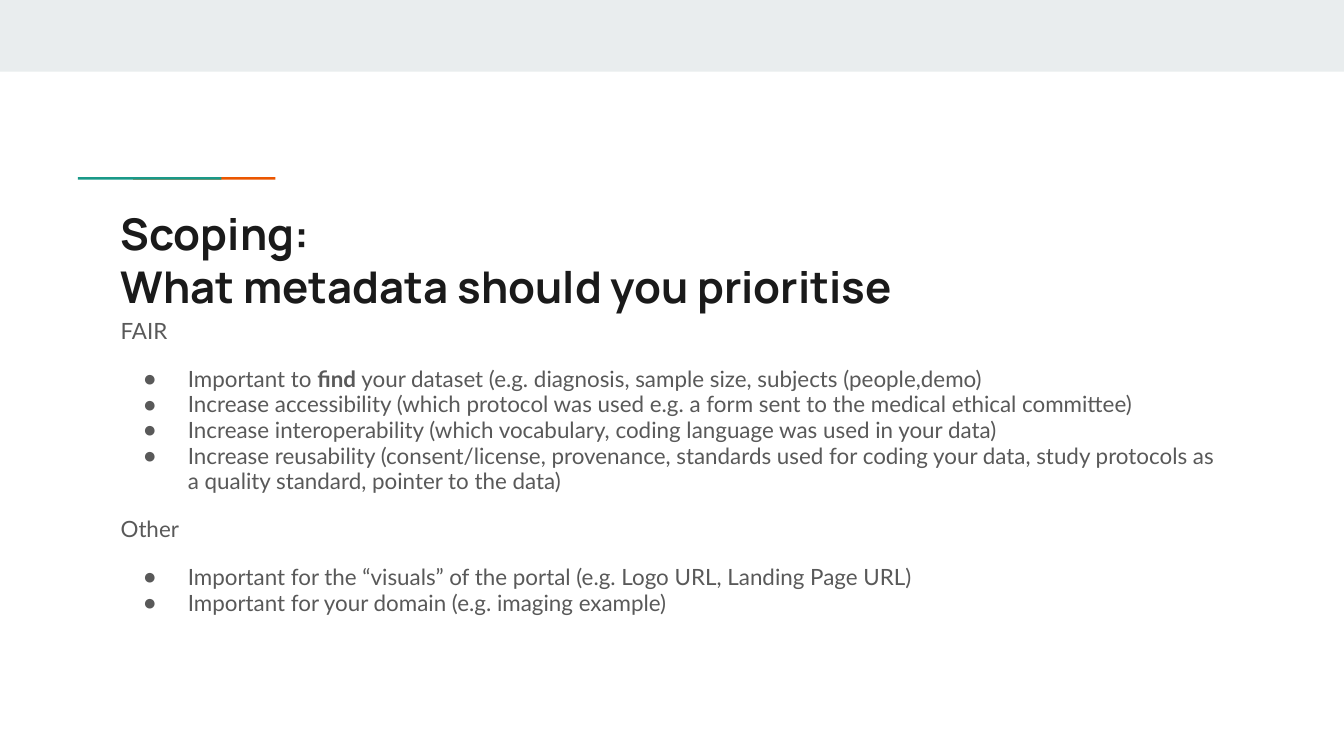
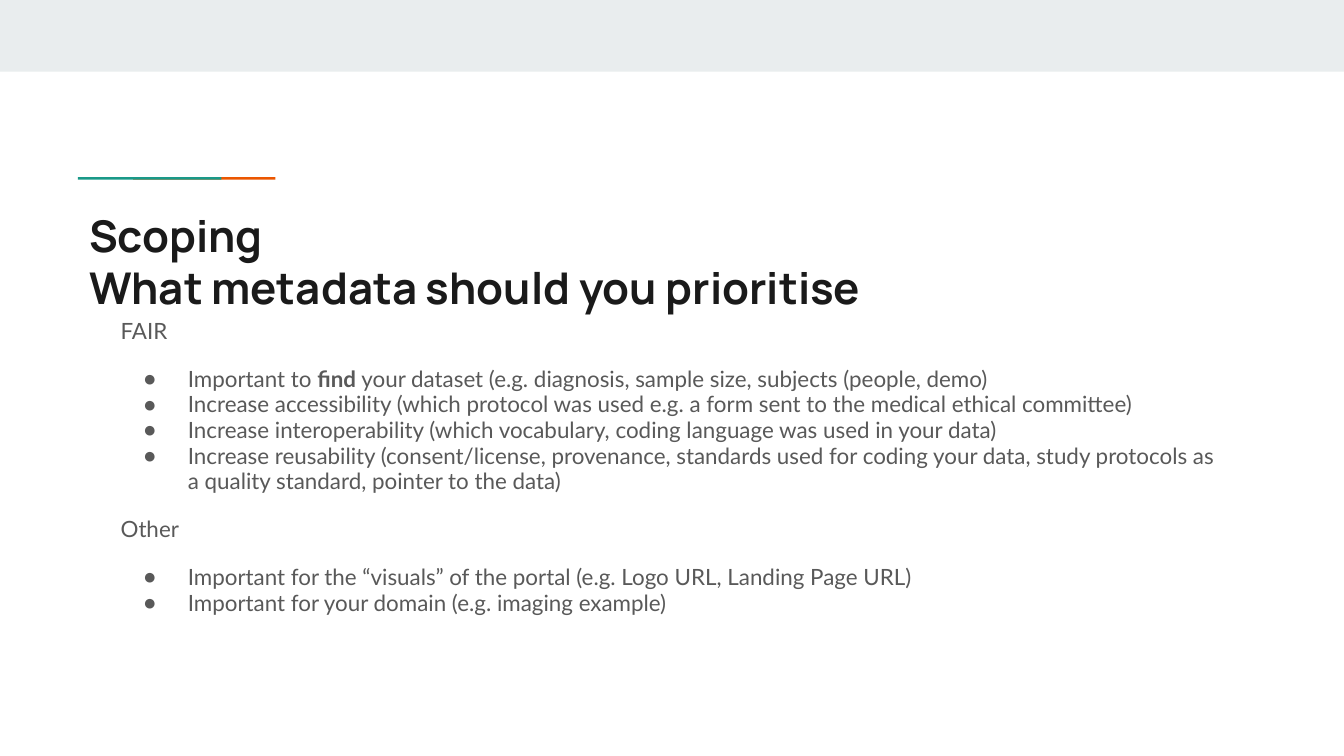
Before and after one commit to Health-RI/health-ri-metadata, a slide deck: slide 17 of Presentations/[DRAFT]HRI_Metadata_Schema_ImagingGroup_KickOff.pptx (slide 15 before the commit). Drawn at 1344x756 pixels with LibreOffice and Linux fonts; fonts in the diff are those of the drawing. Boxes give left, top, right and bottom in pixels: in the first picture for what was removed or moved away, otherwise in the second. Text is boxed around its words. In the diff, an @@ line names an element or a change of style, - is before the commit and + after.

```diff
--- a/Presentations/[DRAFT]HRI_Metadata_Schema_ImagingGroup_KickOff.pptx
+++ b/Presentations/[DRAFT]HRI_Metadata_Schema_ImagingGroup_KickOff.pptx
@@ title at bbox=[89, 220, 860, 315]: text changed @@
-Scoping:
-What metadata should you prioritise
+Scoping
+What metadata should you prioritise
@@ text at bbox=[188, 370, 988, 391]: spaces changed @@
-● Important to find your dataset (e.g. diagnosis, sample size, subjects (people,demo)
+● Important to find your dataset (e.g. diagnosis, sample size, subjects (people, demo)
```
Also in this commit, not shown: 8 other slides changed, 2 slides added.
